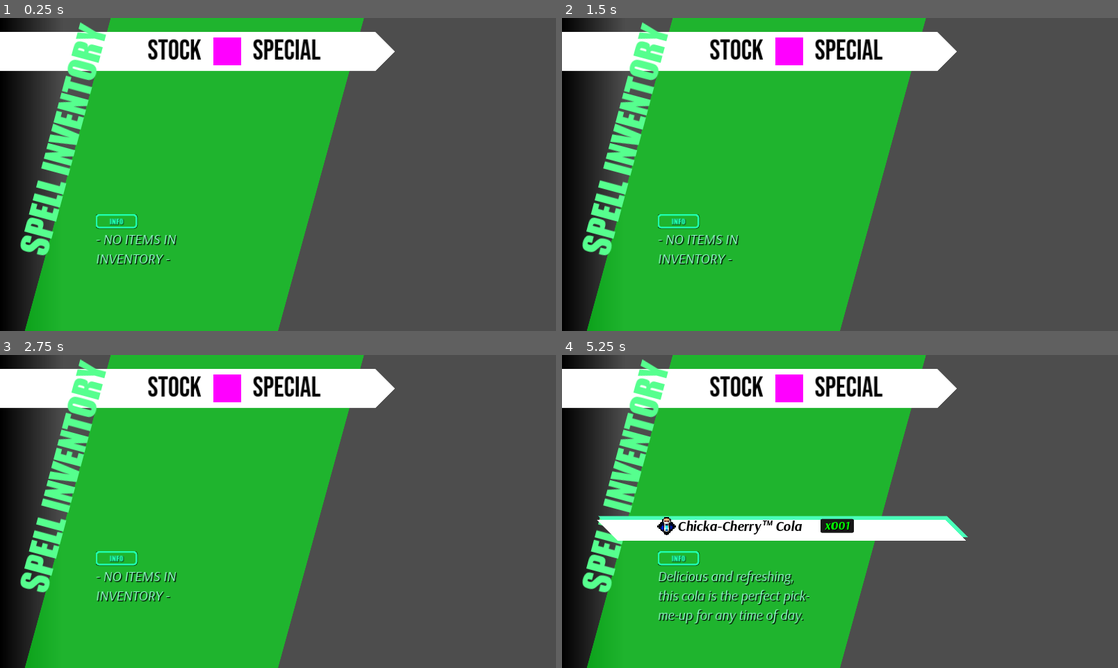
Above: before the commit, frames 1-4 (two rows, left to right).
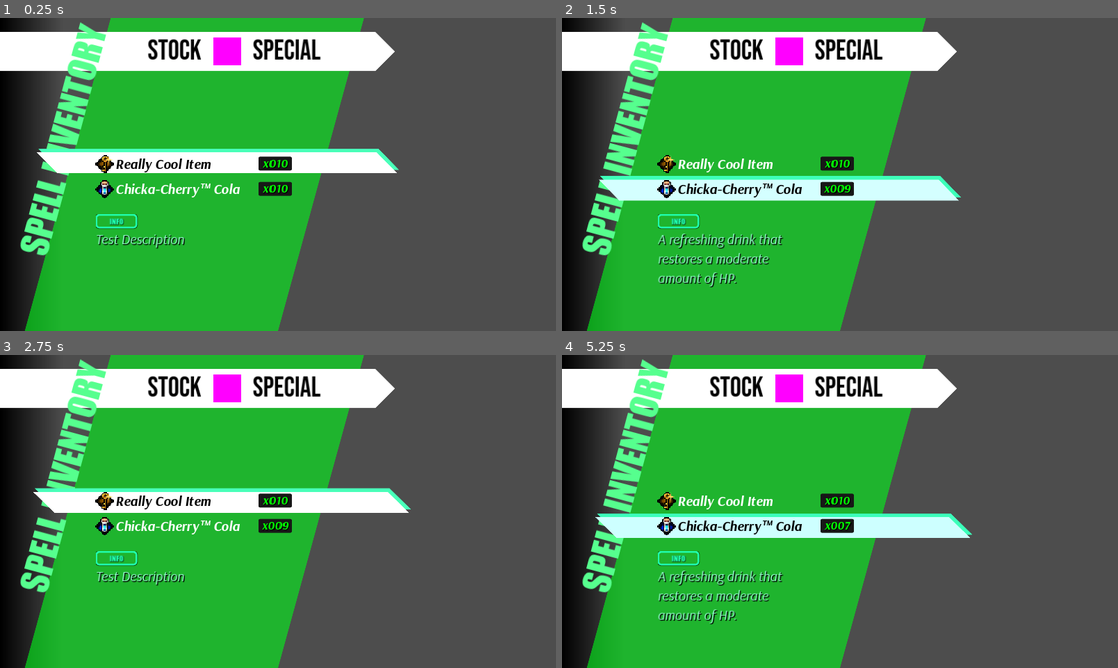
Above: after the commit, the same moments.

Repository: btarg/GodotRPG
Game: Godot game, scene res://Assets/ui.tscn
Two runs of this game, one before a commit and one after it. Both use one fixed random seed, a clock stepped at 60 frames per second and the inputs below.
Inputs (mouse positions are in pixels of both pictures, inside the frame that each line leads up to):
- Up to frame 1 (0.25 s): no input
- Up to frame 2 (1.5 s): click (745, 165) at 0.5 s, where only the run after the commit has a clickable "Really Cool Item"; click (745, 190) at 1.25 s, where only the run after the commit has a clickable "Chicka-Cherry™️ Cola"
- Up to frame 3 (2.75 s): click (183, 502) at 2 s, where only the run after the commit has a clickable "Really Cool Item"
- Up to frame 4 (5.25 s): click (745, 527) at 2.75 s, where only the run after the commit has a clickable "Chicka-Cherry™️ Cola"; click (745, 502) at 3.5 s, where only the run after the commit has a clickable "Really Cool Item"; click (745, 527) at 4.25 s, where only the run after the commit has a clickable "Chicka-Cherry™️ Cola"; tap Enter at 5 s; move the mouse to (962, 495) at 5.02 s; tap T at 5.1 s

The runs differ from the first frame. In frame 1, 6.2% of the frame differs, in the area x 6-72%, y 41-79%; in frame 2, 6.9%; in frame 3, 6.5%; in frame 4, 7.4%, in the area x 6-74%, y 43-86%.

Commit message:
colour lerping and animations

Diff:
--- a/Assets/InventoryMenuManager.gd
+++ b/Assets/InventoryMenuManager.gd
@@ -15,37 +15,44 @@
 var empty_string := "- NO ITEMS IN INVENTORY -"
 
 @onready var item_inventory := Inventory.new()
+@onready var select_panel := $SelectPanel as Panel
 
 func _ready() -> void:
-    # Disable the select panel by default
-    $SelectPanel.visible = false
+    # Disable the select select_panel by default
+    select_panel.visible = false
 
     # Connect to the item_inventory updated signal
     item_inventory.connect("inventory_updated", update_inventory)
 
-    # # Add items to the item_inventory
-    # item_inventory.add_item(test_item, 10)
-    # item_inventory.add_item(test_item2, 33)
+    # Add some test items
+    item_inventory.add_item(test_item, 10)
+    item_inventory.add_item(test_item2, 10)
 
 func test() -> void:
     print("Hello from InventoryMenuManager")
 
 func _physics_process(delta) -> void:
+    # lerp the select_panel color back to white for when we change colour on select
+    select_panel.self_modulate = select_panel.self_modulate.lerp(Color.WHITE, 0.15)
+
     if selected_button:
         var selected_y := roundf(selected_button.global_position.y)
-        var panel_y := roundf($SelectPanel.global_position.y)
+        var panel_y := roundf(select_panel.global_position.y)
 
         if selected_y == panel_y:
             is_moving = false
-            return
-        is_moving = true
 
-        var target_y: float = selected_y - panel_y
-        # Move the select panel towards the selected button
-        $SelectPanel.global_position.y += target_y * 0.25
+            # slowly pulse
+            select_panel.scale = Vector2(1.0 + sin(Time.get_ticks_msec() * 0.01) * 0.025, 1.0)
+        else:
+            is_moving = true
+
+            var target_y: float = selected_y - panel_y
+            # Move the select select_panel towards the selected button
+            select_panel.global_position.y += target_y * 0.25
     else:
         # Move offscreen
-        $SelectPanel.global_position.y = -1000
+        select_panel.global_position.y = -1000
         is_moving = false
         %item_description.text = empty_string
 
@@ -63,7 +70,6 @@
                 stack.append(child)
 
     return button_list
-
 
 func _handleButtonFocus(button: Button) -> void:
     button.grab_focus()
@@ -93,11 +99,11 @@
         var button_list = _get_button_children(self)
         if button_list.size() > 0:
             selected_button = button_list[0]
-            $SelectPanel.global_position.y = selected_button.global_position.y
+            select_panel.global_position.y = selected_button.global_position.y
             _handleButtonFocus(selected_button)
         else:
             selected_button = null
-            $SelectPanel.global_position.y = -1000
+            select_panel.global_position.y = -1000
             is_moving = false
 
 func add_item(item: BaseInventoryItem, count: int, is_new_item: bool) -> void:
@@ -127,8 +133,8 @@
         # If it is the first item, focus it
         if selected_button == null:
             selected_button = new_button
-            $SelectPanel.global_position.y = new_button.global_position.y
-            $SelectPanel.visible = true
+            select_panel.global_position.y = new_button.global_position.y
+            select_panel.visible = true
             _handleButtonFocus(new_button)
     else:
         # Set count label for existing item
@@ -138,7 +144,6 @@
     button_root.get_node("count_panel/count_label").text = "x%03d" % min(count, 999) if count < 999 else "x999+"
 
 func _handle_item_clicked(item_id: String) -> void:
-
     var item := item_inventory.get_item(item_id) as BaseInventoryItem
     var status := item.use()
 
@@ -147,13 +152,22 @@
         item_inventory.remove_item(item_id, 1)
         $inventory_use_sound.set_stream(item.get_use_sound())
         $inventory_use_sound.play()
+        _flash_select_panel(true)
 
     elif status == BaseInventoryItem.UseStatus.CANNOT_USE:
         print("Item cannot be used")
         $denied_sound.play()
+        _flash_select_panel(false)
     elif status == BaseInventoryItem.UseStatus.EQUIPPED:
         print("Item equipped")
         $click_sound.play()
+        _flash_select_panel(true)
+
+func _flash_select_panel(success: bool = true) -> void:
+    if success:
+        select_panel.self_modulate = Color.AQUA
+    else:
+        select_panel.self_modulate = Color.RED
 
 func _input(event):
     if event is InputEventKey and event.pressed:
--- a/Assets/Themes/theme.tres
+++ b/Assets/Themes/theme.tres
@@ -52,8 +52,8 @@
 Button/colors/font_color = Color(1, 1, 1, 1)
 Button/colors/font_focus_color = Color(0, 0, 0, 1)
 Button/colors/font_hover_color = Color(0, 0, 0, 1)
-Button/colors/font_hover_pressed_color = Color(0.168627, 1, 0.423529, 1)
-Button/colors/font_pressed_color = Color(0.168627, 1, 0.423529, 1)
+Button/colors/font_pressed_color = Color(0.0747628, 0.233193, 0.294033, 1)
+Button/colors/icon_hover_pressed_color = Color(0.0745098, 0.231373, 0.294118, 1)
 Button/font_sizes/font_size = 28
 Button/fonts/font = ExtResource("1_wxmjr")
 Button/styles/disabled = SubResource("StyleBoxEmpty_1e3dm")
--- a/Scripts/Inventory/Item.gd
+++ b/Scripts/Inventory/Item.gd
@@ -2,6 +2,7 @@
 extends Resource
 
 enum ItemType {
+    SPELL,
     WEAPON,
     ARMOR,
     CONSUMABLE_HP,
--- a/Scripts/Inventory/Resources/new_item.tres
+++ b/Scripts/Inventory/Resources/new_item.tres
@@ -4,7 +4,7 @@
 
 [resource]
 script = ExtResource("1_10e56")
-item_type = 4
+item_type = 5
 item_id = "test_item"
 item_name = "Really Cool Item"
 item_description = "Test Description"
--- a/Scripts/Inventory/Resources/new_item2.tres
+++ b/Scripts/Inventory/Resources/new_item2.tres
@@ -4,8 +4,8 @@
 
 [resource]
 script = ExtResource("1_10e56")
-item_type = 2
+item_type = 3
 item_id = "test_item_2"
 item_name = "Chicka-Cherry™️ Cola"
-item_description = "Delicious and refreshing, this cola is the perfect pick-me-up for any time of day."
+item_description = "A refreshing drink that restores a moderate amount of HP."
 max_stack = 999
